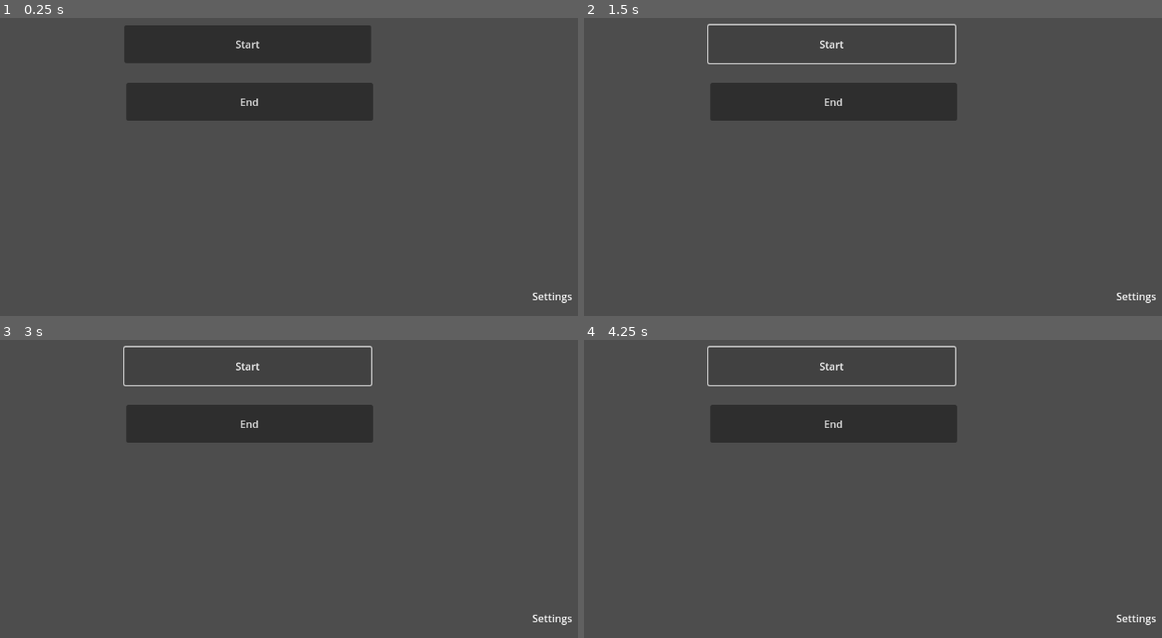
Above: before the commit, frames 1-4 (two rows, left to right).
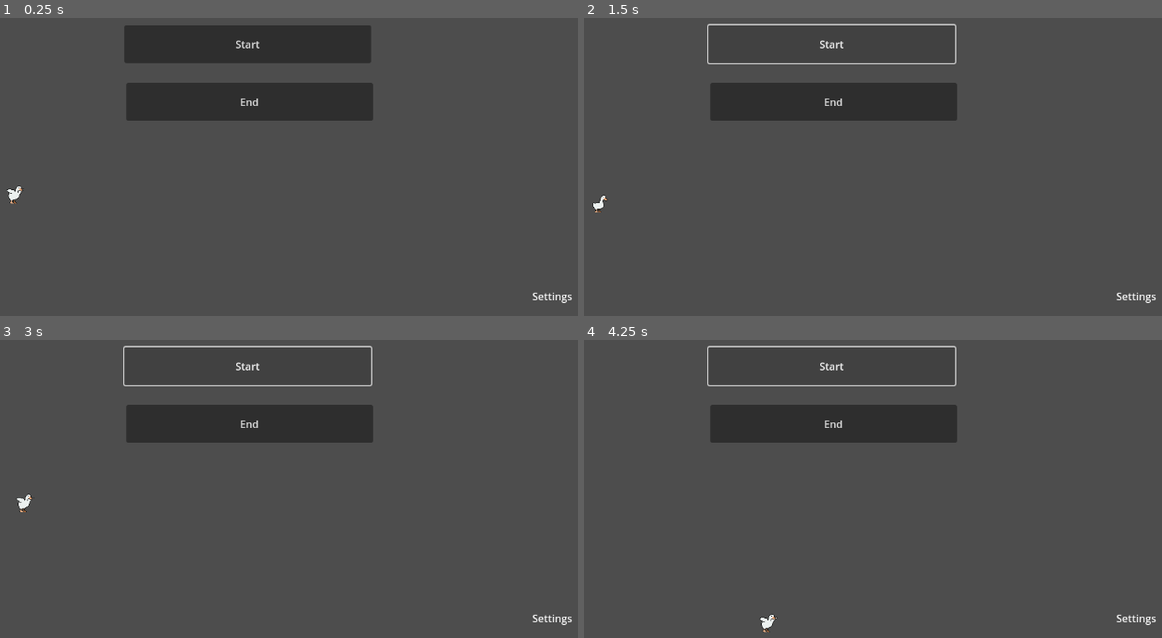
Above: after the commit, the same moments.

Repository: tvillega/DinoPlasmaStudios-MenuGame
Game: Godot game, scene res://scenes/main.tscn
Same seed, same stepped clock (60 frames per second), same inputs: the game is played once before the commit and once after it. Before the commit the project has no main scene; this scene is started directly in both runs.
Inputs:
- Up to frame 1 (0.25 s): no input
- Up to frame 2 (1.5 s): click "End" at 0.5 s; click "Start" at 1.25 s
- Up to frame 3 (3 s): click "Start" at 2 s; tap Enter at 2.75 s; hold D (Mov_right, bound only after the commit) from 2.78 s (still down); tap Space (Jump, bound only after the commit) at 2.85 s
- Up to frame 4 (4.25 s): keep holding D (Mov_right, bound only after the commit); tap Space (Jump, bound only after the commit) at 3.02, 3.32, 3.6, 3.77, 4.07 s

The runs differ from the first frame. In frame 1, less than 0.1% of the frame differs, in the area x 1-5%, y 56-63%; in frame 2, less than 0.1%; in frame 3, less than 0.1%; in frame 4, less than 0.1%, in the area x 30-34%, y 91-99%.

Commit message:
animaciones

Diff:
--- /dev/null
+++ b/main.tscn
@@ -0,0 +1,5 @@
+[gd_scene load_steps=2 format=3 uid="uid://cruk3pcufldmd"]
+
+[ext_resource type="PackedScene" uid="uid://cftp0460caaal" path="res://scenes/main.tscn" id="1_ig7tw"]
+
+[node name="Main" instance=ExtResource("1_ig7tw")]
--- /dev/null
+++ b/player.tscn
@@ -0,0 +1,7 @@
+[gd_scene load_steps=3 format=3 uid="uid://3nk4377wmvsg"]
+
+[ext_resource type="PackedScene" uid="uid://h5p34vcy7ryy" path="res://scenes/player.tscn" id="1_onrkg"]
+[ext_resource type="Script" uid="uid://dy3fnvu62lkgn" path="res://player1.gd" id="2_i3pqv"]
+
+[node name="Player" instance=ExtResource("1_onrkg")]
+script = ExtResource("2_i3pqv")
--- a/project.godot
+++ b/project.godot
@@ -11,8 +11,27 @@
 [application]
 
 config/name="DinoPlasma-MenuGame"
+run/main_scene="uid://cruk3pcufldmd"
 config/features=PackedStringArray("4.4", "GL Compatibility")
 config/icon="res://icon.svg"
+
+[input]
+
+Jump={
+"deadzone": 0.2,
+"events": [Object(InputEventKey,"resource_local_to_scene":false,"resource_name":"","device":-1,"window_id":0,"alt_pressed":false,"shift_pressed":false,"ctrl_pressed":false,"meta_pressed":false,"pressed":false,"keycode":0,"physical_keycode":32,"key_label":0,"unicode":32,"location":0,"echo":false,"script":null)
+]
+}
+Mov_left={
+"deadzone": 0.2,
+"events": [Object(InputEventKey,"resource_local_to_scene":false,"resource_name":"","device":-1,"window_id":0,"alt_pressed":false,"shift_pressed":false,"ctrl_pressed":false,"meta_pressed":false,"pressed":false,"keycode":0,"physical_keycode":65,"key_label":0,"unicode":97,"location":0,"echo":false,"script":null)
+]
+}
+Mov_right={
+"deadzone": 0.2,
+"events": [Object(InputEventKey,"resource_local_to_scene":false,"resource_name":"","device":-1,"window_id":0,"alt_pressed":false,"shift_pressed":false,"ctrl_pressed":false,"meta_pressed":false,"pressed":false,"keycode":0,"physical_keycode":68,"key_label":0,"unicode":68,"location":0,"echo":false,"script":null)
+]
+}
 
 [rendering]
 
--- a/scenes/main.tscn
+++ b/scenes/main.tscn
@@ -1,4 +1,6 @@
-[gd_scene load_steps=4 format=3 uid="uid://cftp0460caaal"]
+[gd_scene load_steps=6 format=3 uid="uid://cftp0460caaal"]
+
+[ext_resource type="PackedScene" uid="uid://h5p34vcy7ryy" path="res://scenes/player.tscn" id="1_o5qli"]
 
 [sub_resource type="RectangleShape2D" id="RectangleShape2D_sgp6g"]
 size = Vector2(389.5, 70.5)
@@ -8,6 +10,9 @@
 
 [sub_resource type="RectangleShape2D" id="RectangleShape2D_0wfyh"]
 size = Vector2(92.5, 88.75)
+
+[sub_resource type="RectangleShape2D" id="RectangleShape2D_sugp2"]
+size = Vector2(216, 150)
 
 [node name="Main" type="Node2D"]
 
@@ -39,6 +44,9 @@
 text = "End"
 metadata/_edit_use_anchors_ = true
 
+[node name="Player" parent="End" instance=ExtResource("1_o5qli")]
+position = Vector2(236, 340)
+
 [node name="Floor" type="Area2D" parent="."]
 
 [node name="CollisionShape2D" type="CollisionShape2D" parent="Floor"]
@@ -57,3 +65,9 @@
 offset_right = 1104.0
 offset_bottom = 516.0
 text = "Settings"
+
+[node name="StaticBody2D" type="StaticBody2D" parent="."]
+
+[node name="CollisionShape2D" type="CollisionShape2D" parent="StaticBody2D"]
+position = Vector2(227, 449)
+shape = SubResource("RectangleShape2D_sugp2")
--- /dev/null
+++ b/scenes/player.gd
@@ -0,0 +1,28 @@
+extends CharacterBody2D
+@export var speed = 200
+@export var jump = 300
+@export var gravity = 600
+@export var aceleration = 700
+@onready var animation_tree: AnimationTree = $AnimationTree
+@onready var playback = animation_tree["parameters/playback"]
+func _physics_process(delta: float) -> void:
+	if not is_on_floor():
+		velocity.y += gravity*delta
+	if is_on_floor() and Input.is_action_just_pressed("Jump"):
+		velocity.y = -jump
+
+
+	var move_input = Input.get_axis("Mov_left","Mov_right")
+	velocity.x = move_toward(velocity.x, speed*move_input, aceleration*delta)
+
+	if is_on_floor():
+		if abs(velocity.x) > 10:
+			playback.travel("walk")  # Caminando
+		else:
+			playback.travel("idle")  # Quieto
+	else:
+		if velocity.y < 0:
+			playback.travel("flap")  # Subiendo (salto)
+		else:
+			playback.travel("fall")  # Cayendo (o usa "fall" si tienes animación)
+	move_and_slide()
--- a/scenes/player.tscn
+++ b/scenes/player.tscn
@@ -1,9 +1,52 @@
-[gd_scene load_steps=6 format=3 uid="uid://h5p34vcy7ryy"]
+[gd_scene load_steps=33 format=3 uid="uid://h5p34vcy7ryy"]
 
 [ext_resource type="Texture2D" uid="uid://c7w1umuoe5cla" path="res://sprites/Goose/Idle.png" id="1_3vyb7"]
+[ext_resource type="Script" uid="uid://cmsostlsb6ca" path="res://scenes/player.gd" id="1_qlg0r"]
+[ext_resource type="Texture2D" uid="uid://dfm3kiv2shhle" path="res://sprites/Goose/Run.png" id="2_g2els"]
+[ext_resource type="Texture2D" uid="uid://dhcbsxjtumxy5" path="res://sprites/Goose/Walk.png" id="4_tuyoq"]
+[ext_resource type="Texture2D" uid="uid://ddhjkcq5klv18" path="res://sprites/Goose/Flap.png" id="5_fjrip"]
 
 [sub_resource type="CapsuleShape2D" id="CapsuleShape2D_3vyb7"]
 radius = 8.0
+
+[sub_resource type="Animation" id="Animation_qhqgy"]
+length = 0.001
+tracks/0/type = "value"
+tracks/0/imported = false
+tracks/0/enabled = true
+tracks/0/path = NodePath("Sprite2D:texture")
+tracks/0/interp = 1
+tracks/0/loop_wrap = true
+tracks/0/keys = {
+"times": PackedFloat32Array(0),
+"transitions": PackedFloat32Array(1),
+"update": 1,
+"values": [ExtResource("1_3vyb7")]
+}
+tracks/1/type = "value"
+tracks/1/imported = false
+tracks/1/enabled = true
+tracks/1/path = NodePath("Sprite2D:hframes")
+tracks/1/interp = 1
+tracks/1/loop_wrap = true
+tracks/1/keys = {
+"times": PackedFloat32Array(0),
+"transitions": PackedFloat32Array(1),
+"update": 1,
+"values": [2]
+}
+tracks/2/type = "value"
+tracks/2/imported = false
+tracks/2/enabled = true
+tracks/2/path = NodePath("Sprite2D:frame")
+tracks/2/interp = 1
+tracks/2/loop_wrap = true
+tracks/2/keys = {
+"times": PackedFloat32Array(0),
+"transitions": PackedFloat32Array(1),
+"update": 1,
+"values": [0]
+}
 
 [sub_resource type="Animation" id="Animation_g2els"]
 resource_name = "idle"
@@ -47,52 +90,246 @@
 "values": [0, 1]
 }
 
-[sub_resource type="Animation" id="Animation_qhqgy"]
-length = 0.001
-tracks/0/type = "value"
-tracks/0/imported = false
-tracks/0/enabled = true
-tracks/0/path = NodePath("Sprite2D:texture")
-tracks/0/interp = 1
-tracks/0/loop_wrap = true
-tracks/0/keys = {
-"times": PackedFloat32Array(0),
-"transitions": PackedFloat32Array(1),
-"update": 1,
-"values": [ExtResource("1_3vyb7")]
-}
-tracks/1/type = "value"
-tracks/1/imported = false
-tracks/1/enabled = true
-tracks/1/path = NodePath("Sprite2D:hframes")
-tracks/1/interp = 1
-tracks/1/loop_wrap = true
-tracks/1/keys = {
-"times": PackedFloat32Array(0),
-"transitions": PackedFloat32Array(1),
-"update": 1,
-"values": [2]
-}
-tracks/2/type = "value"
-tracks/2/imported = false
-tracks/2/enabled = true
-tracks/2/path = NodePath("Sprite2D:frame")
-tracks/2/interp = 1
-tracks/2/loop_wrap = true
-tracks/2/keys = {
-"times": PackedFloat32Array(0),
-"transitions": PackedFloat32Array(1),
-"update": 1,
-"values": [0]
+[sub_resource type="Animation" id="Animation_3vyb7"]
+resource_name = "run"
+length = 0.4
+loop_mode = 1
+step = 0.1
+tracks/0/type = "value"
+tracks/0/imported = false
+tracks/0/enabled = true
+tracks/0/path = NodePath("Sprite2D:texture")
+tracks/0/interp = 1
+tracks/0/loop_wrap = true
+tracks/0/keys = {
+"times": PackedFloat32Array(0),
+"transitions": PackedFloat32Array(1),
+"update": 1,
+"values": [ExtResource("2_g2els")]
+}
+tracks/1/type = "value"
+tracks/1/imported = false
+tracks/1/enabled = true
+tracks/1/path = NodePath("Sprite2D:hframes")
+tracks/1/interp = 1
+tracks/1/loop_wrap = true
+tracks/1/keys = {
+"times": PackedFloat32Array(0),
+"transitions": PackedFloat32Array(1),
+"update": 1,
+"values": [4]
+}
+tracks/2/type = "value"
+tracks/2/imported = false
+tracks/2/enabled = true
+tracks/2/path = NodePath("Sprite2D:frame")
+tracks/2/interp = 1
+tracks/2/loop_wrap = true
+tracks/2/keys = {
+"times": PackedFloat32Array(0.000316107, 0.1, 0.2),
+"transitions": PackedFloat32Array(1, 1, 1),
+"update": 1,
+"values": [0, 1, 2]
+}
+
+[sub_resource type="Animation" id="Animation_smehm"]
+resource_name = "walk"
+length = 0.3
+loop_mode = 1
+step = 0.1
+tracks/0/type = "value"
+tracks/0/imported = false
+tracks/0/enabled = true
+tracks/0/path = NodePath("Sprite2D:texture")
+tracks/0/interp = 1
+tracks/0/loop_wrap = true
+tracks/0/keys = {
+"times": PackedFloat32Array(0),
+"transitions": PackedFloat32Array(1),
+"update": 1,
+"values": [ExtResource("4_tuyoq")]
+}
+tracks/1/type = "value"
+tracks/1/imported = false
+tracks/1/enabled = true
+tracks/1/path = NodePath("Sprite2D:hframes")
+tracks/1/interp = 1
+tracks/1/loop_wrap = true
+tracks/1/keys = {
+"times": PackedFloat32Array(0),
+"transitions": PackedFloat32Array(1),
+"update": 1,
+"values": [4]
+}
+tracks/2/type = "value"
+tracks/2/imported = false
+tracks/2/enabled = true
+tracks/2/path = NodePath("Sprite2D:frame")
+tracks/2/interp = 1
+tracks/2/loop_wrap = true
+tracks/2/keys = {
+"times": PackedFloat32Array(0, 0.1, 0.2),
+"transitions": PackedFloat32Array(1, 1, 1),
+"update": 1,
+"values": [0, 1, 2]
+}
+
+[sub_resource type="Animation" id="Animation_ur7pv"]
+resource_name = "flap"
+length = 0.3
+loop_mode = 1
+step = 0.1
+tracks/0/type = "value"
+tracks/0/imported = false
+tracks/0/enabled = true
+tracks/0/path = NodePath("Sprite2D:texture")
+tracks/0/interp = 1
+tracks/0/loop_wrap = true
+tracks/0/keys = {
+"times": PackedFloat32Array(0),
+"transitions": PackedFloat32Array(1),
+"update": 1,
+"values": [ExtResource("5_fjrip")]
+}
+tracks/1/type = "value"
+tracks/1/imported = false
+tracks/1/enabled = true
+tracks/1/path = NodePath("Sprite2D:hframes")
+tracks/1/interp = 1
+tracks/1/loop_wrap = true
+tracks/1/keys = {
+"times": PackedFloat32Array(0),
+"transitions": PackedFloat32Array(1),
+"update": 1,
+"values": [4]
+}
+tracks/2/type = "value"
+tracks/2/imported = false
+tracks/2/enabled = true
+tracks/2/path = NodePath("Sprite2D:frame")
+tracks/2/interp = 1
+tracks/2/loop_wrap = true
+tracks/2/keys = {
+"times": PackedFloat32Array(0, 0.1, 0.2),
+"transitions": PackedFloat32Array(1, 1, 1),
+"update": 1,
+"values": [0, 1, 2]
+}
+
+[sub_resource type="Animation" id="Animation_qlg0r"]
+resource_name = "fall"
+length = 0.3
+loop_mode = 1
+step = 0.1
+tracks/0/type = "value"
+tracks/0/imported = false
+tracks/0/enabled = true
+tracks/0/path = NodePath("Sprite2D:texture")
+tracks/0/interp = 1
+tracks/0/loop_wrap = true
+tracks/0/keys = {
+"times": PackedFloat32Array(0),
+"transitions": PackedFloat32Array(1),
+"update": 1,
+"values": [ExtResource("5_fjrip")]
+}
+tracks/1/type = "value"
+tracks/1/imported = false
+tracks/1/enabled = true
+tracks/1/path = NodePath("Sprite2D:hframes")
+tracks/1/interp = 1
+tracks/1/loop_wrap = true
+tracks/1/keys = {
+"times": PackedFloat32Array(0),
+"transitions": PackedFloat32Array(1),
+"update": 1,
+"values": [4]
+}
+tracks/2/type = "value"
+tracks/2/imported = false
+tracks/2/enabled = true
+tracks/2/path = NodePath("Sprite2D:frame")
+tracks/2/interp = 1
+tracks/2/loop_wrap = true
+tracks/2/keys = {
+"times": PackedFloat32Array(0, 0.1, 0.2),
+"transitions": PackedFloat32Array(1, 1, 1),
+"update": 1,
+"values": [2, 1, 0]
 }
 
 [sub_resource type="AnimationLibrary" id="AnimationLibrary_dqkch"]
 _data = {
 &"RESET": SubResource("Animation_qhqgy"),
-&"idle": SubResource("Animation_g2els")
-}
+&"fall": SubResource("Animation_qlg0r"),
+&"flap": SubResource("Animation_ur7pv"),
+&"idle": SubResource("Animation_g2els"),
+&"run": SubResource("Animation_3vyb7"),
+&"walk": SubResource("Animation_smehm")
+}
+
+[sub_resource type="AnimationNodeAnimation" id="AnimationNodeAnimation_ur7pv"]
+animation = &"fall"
+
+[sub_resource type="AnimationNodeAnimation" id="AnimationNodeAnimation_qlg0r"]
+animation = &"flap"
+
+[sub_resource type="AnimationNodeAnimation" id="AnimationNodeAnimation_tuyoq"]
+animation = &"idle"
+
+[sub_resource type="AnimationNodeAnimation" id="AnimationNodeAnimation_fjrip"]
+animation = &"run"
+
+[sub_resource type="AnimationNodeAnimation" id="AnimationNodeAnimation_smehm"]
+animation = &"walk"
+
+[sub_resource type="AnimationNodeStateMachineTransition" id="AnimationNodeStateMachineTransition_ur7pv"]
+
+[sub_resource type="AnimationNodeStateMachineTransition" id="AnimationNodeStateMachineTransition_y4r1p"]
+advance_mode = 2
+
+[sub_resource type="AnimationNodeStateMachineTransition" id="AnimationNodeStateMachineTransition_d2wvv"]
+
+[sub_resource type="AnimationNodeStateMachineTransition" id="AnimationNodeStateMachineTransition_3v2ag"]
+switch_mode = 1
+
+[sub_resource type="AnimationNodeStateMachineTransition" id="AnimationNodeStateMachineTransition_jej6c"]
+switch_mode = 1
+
+[sub_resource type="AnimationNodeStateMachineTransition" id="AnimationNodeStateMachineTransition_f1ej7"]
+
+[sub_resource type="AnimationNodeStateMachineTransition" id="AnimationNodeStateMachineTransition_oprun"]
+
+[sub_resource type="AnimationNodeStateMachineTransition" id="AnimationNodeStateMachineTransition_a8ls1"]
+
+[sub_resource type="AnimationNodeStateMachineTransition" id="AnimationNodeStateMachineTransition_qfm1y"]
+
+[sub_resource type="AnimationNodeStateMachineTransition" id="AnimationNodeStateMachineTransition_fulsm"]
+switch_mode = 2
+
+[sub_resource type="AnimationNodeStateMachineTransition" id="AnimationNodeStateMachineTransition_4r5pv"]
+
+[sub_resource type="AnimationNodeStateMachineTransition" id="AnimationNodeStateMachineTransition_60mlk"]
+
+[sub_resource type="AnimationNodeStateMachineTransition" id="AnimationNodeStateMachineTransition_i4ail"]
+
+[sub_resource type="AnimationNodeStateMachine" id="AnimationNodeStateMachine_4r5pv"]
+states/End/position = Vector2(943.5, 123.25)
+states/fall/node = SubResource("AnimationNodeAnimation_ur7pv")
+states/fall/position = Vector2(759.01, 27.2688)
+states/flap/node = SubResource("AnimationNodeAnimation_qlg0r")
+states/flap/position = Vector2(581.859, 209)
+states/idle/node = SubResource("AnimationNodeAnimation_tuyoq")
+states/idle/position = Vector2(427, 123)
+states/run/node = SubResource("AnimationNodeAnimation_fjrip")
+states/run/position = Vector2(746.5, 122.375)
+states/walk/node = SubResource("AnimationNodeAnimation_smehm")
+states/walk/position = Vector2(583.031, 29.5)
+transitions = ["idle", "walk", SubResource("AnimationNodeStateMachineTransition_ur7pv"), "Start", "idle", SubResource("AnimationNodeStateMachineTransition_y4r1p"), "walk", "idle", SubResource("AnimationNodeStateMachineTransition_d2wvv"), "walk", "run", SubResource("AnimationNodeStateMachineTransition_3v2ag"), "run", "walk", SubResource("AnimationNodeStateMachineTransition_jej6c"), "run", "idle", SubResource("AnimationNodeStateMachineTransition_f1ej7"), "idle", "flap", SubResource("AnimationNodeStateMachineTransition_oprun"), "walk", "flap", SubResource("AnimationNodeStateMachineTransition_a8ls1"), "run", "flap", SubResource("AnimationNodeStateMachineTransition_qfm1y"), "flap", "idle", SubResource("AnimationNodeStateMachineTransition_fulsm"), "flap", "fall", SubResource("AnimationNodeStateMachineTransition_4r5pv"), "fall", "idle", SubResource("AnimationNodeStateMachineTransition_60mlk"), "fall", "walk", SubResource("AnimationNodeStateMachineTransition_i4ail")]
+graph_offset = Vector2(85.35, -15.4499)
 
 [node name="Player" type="CharacterBody2D"]
+script = ExtResource("1_qlg0r")
 
 [node name="Sprite2D" type="Sprite2D" parent="."]
 texture = ExtResource("1_3vyb7")
@@ -106,3 +343,7 @@
 libraries = {
 &"": SubResource("AnimationLibrary_dqkch")
 }
+
+[node name="AnimationTree" type="AnimationTree" parent="."]
+tree_root = SubResource("AnimationNodeStateMachine_4r5pv")
+anim_player = NodePath("../AnimationPlayer")
Not shown, added: scenes/player.gd.uid
Not shown, added: .DS_Store
Not shown, added: sprites/.DS_Store
